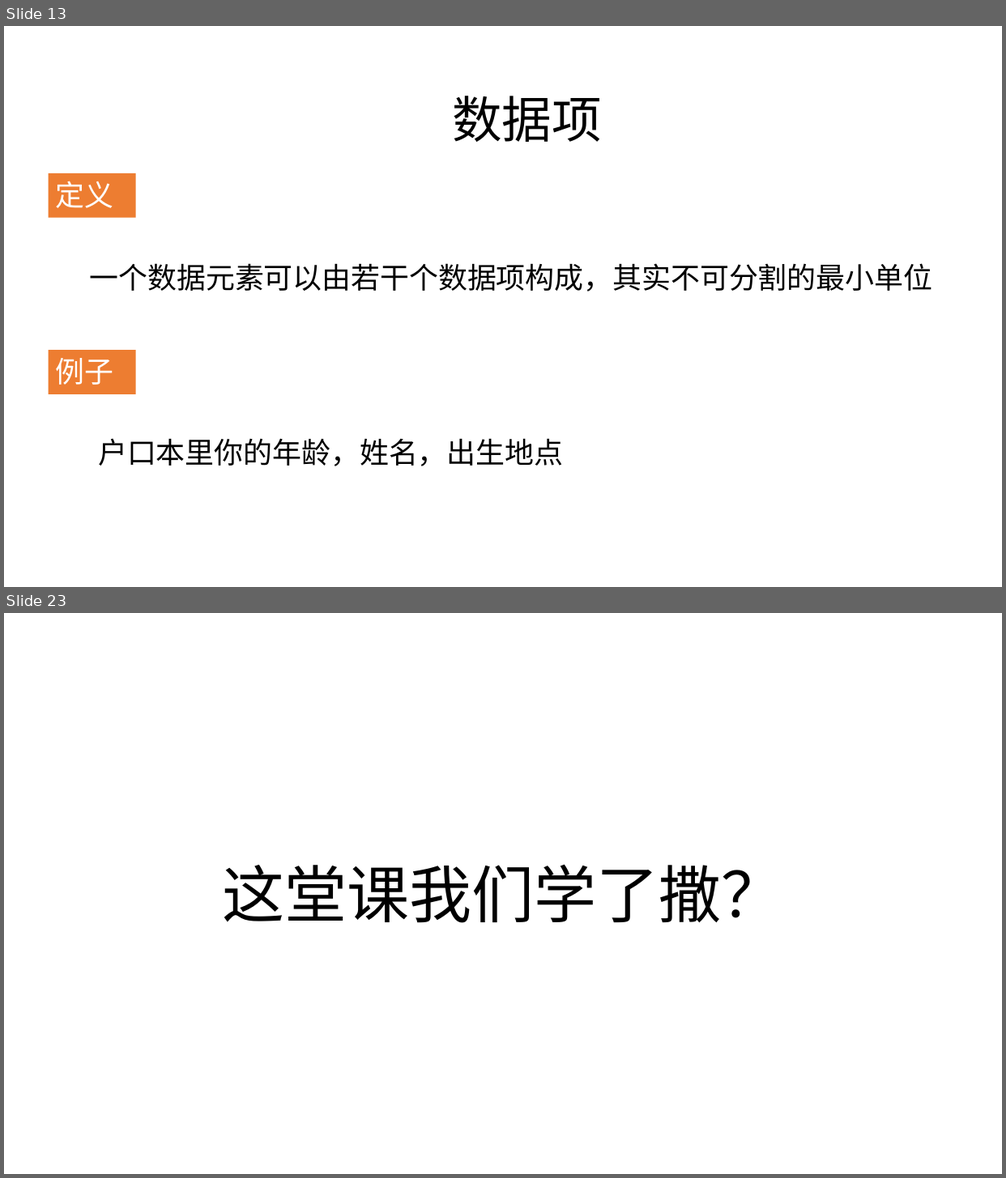
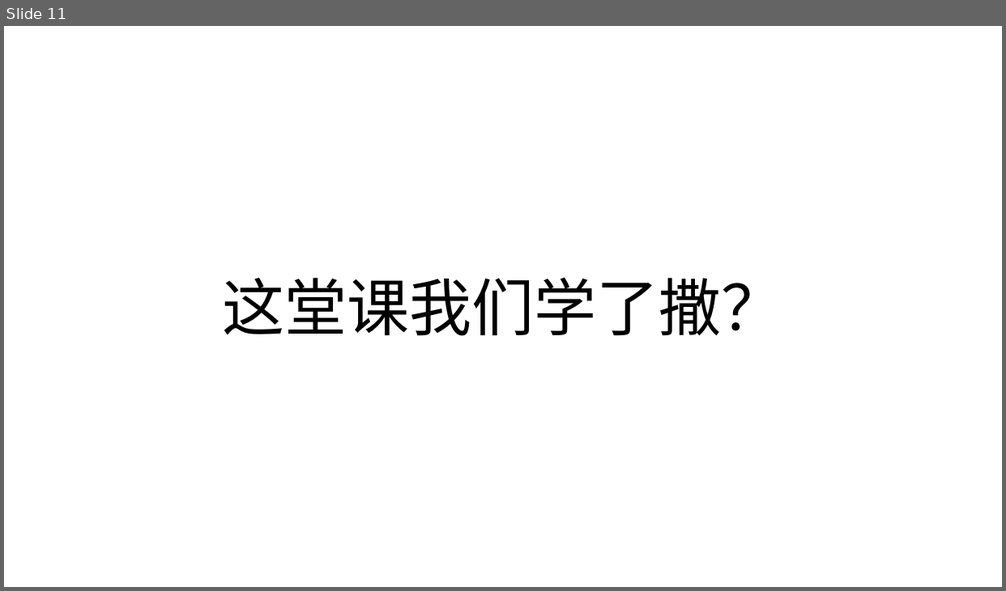
Before and after one commit to zjyesir/hmc_data_structure, a slide deck: 2.线性表.pptx. Shown one above the other, each under a label of ours: slides 13 and 23 before the commit, slide 11 after it; the slides between them are not shown. The pictures are 1006x1178 and 1006x591 pixels, drawn with LibreOffice and Linux fonts; fonts in the diff are those of the drawing; background and template pictures are left out. Boxes give left, top, right and bottom in pixels: in the first picture for what was removed or moved away, otherwise in the second. Text is boxed around its words. In the diff, an @@ line names an element or a change of style, - is before the commit and + after.

```diff
--- a/2.线性表.pptx
+++ b/2.线性表.pptx
@@ slide 13 removed at bbox=[4, 26, 1002, 587], background picture (left out) @@
@@ text removed at bbox=[452, 96, 602, 142] @@
-数据项
@@ rectangle removed at bbox=[49, 173, 136, 218] @@
-定义
@@ text removed at bbox=[90, 263, 933, 292] @@
-一个数据元素可以由若干个数据项构成，其实不可分割的最小单位
@@ rectangle removed at bbox=[49, 350, 136, 395] @@
-例子
@@ text removed at bbox=[98, 438, 563, 467] @@
-户口本里你的年龄，姓名，出生地点
@@ what was slide 23 is now slide 11 @@
```
Also in this commit, not shown: 2 slides changed, 9 slides added, 19 other slides removed, 1 other file.
